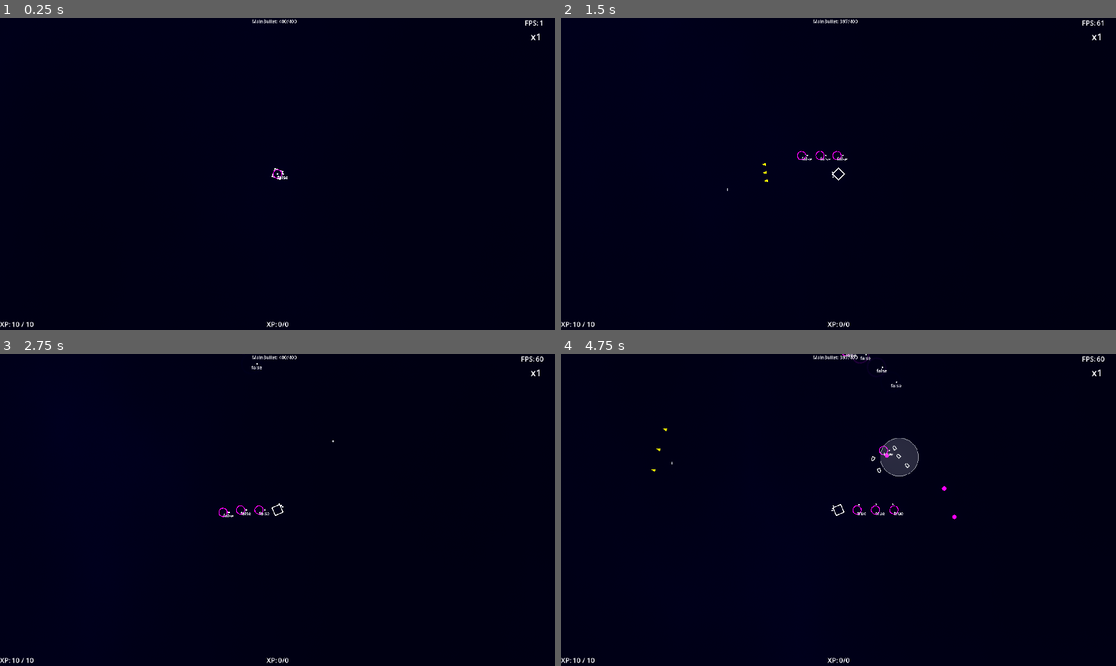
Above: before the commit, frames 1-4 (two rows, left to right).
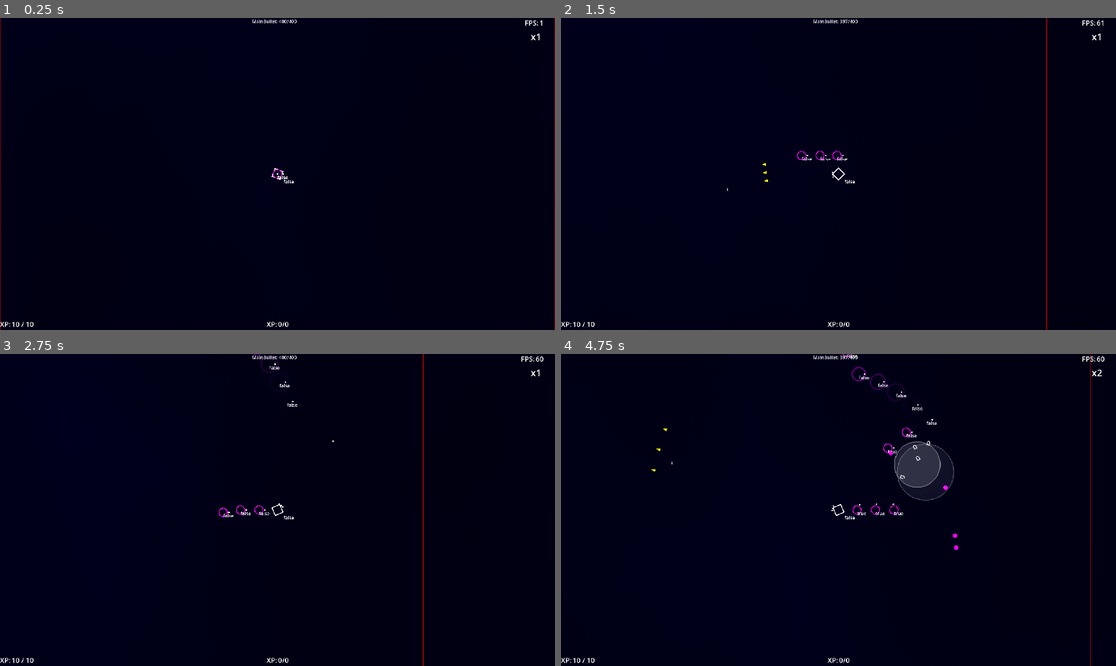
Above: after the commit, the same moments.

Repository: Toshiyuki-Murakami/sht
Game: Godot game, scene res://stage.tscn
Same seed, same stepped clock (60 frames per second), same inputs: the game is played once before the commit and once after it.
Inputs (mouse positions are in pixels of both pictures, inside the frame that each line leads up to):
- Up to frame 1 (0.25 s): no input
- Up to frame 2 (1.5 s): move the mouse to (960, 158) at 0.52 s; hold D (game_right) 0.53-1.28 s; tap Space (game_chage) at 0.6 s; move the mouse to (727, 189) at 1.27 s; hold S (game_down) from 1.28 s (still down); click (727, 189) at 1.35 s
- Up to frame 3 (2.75 s): tap Enter at 2 s; move the mouse to (333, 441) at 2.02 s; release S (game_down) at 2.03 s; hold D (game_right) from 2.03 s (still down); right-click (333, 441) at 2.1 s
- Up to frame 4 (4.75 s): move the mouse to (810, 572) at 2.77 s; release D (game_right) at 2.78 s; hold W (game_up) 2.78-3.53 s; tap E (game_shield) at 2.85 s; move the mouse to (1005, 556) at 3.52 s; hold A (game_left) from 3.53 s (still down); tap Space (game_chage) at 3.6 s; move the mouse to (672, 463) at 4.27 s; click (672, 463) at 4.35 s

The runs differ from the first frame. In frame 1, 0.3% of the frame differs, in the area x 0-100%, y 0-100%; in frame 2, 0.3%; in frame 3, 0.4%; in frame 4, 1.6%, in the area x 50-98%, y 0-100%.

Commit message:
stage effect追加

Diff:
--- a/Common/autoload/Game.gd
+++ b/Common/autoload/Game.gd
@@ -10,6 +10,7 @@
 var entity_node:Node2D
 var poolbase:pool_base
 var display_border:ReferenceRect
+var player_border:ReferenceRect
 
 ## ===
 var marker:target_marker
--- a/Entity/EnemyCircle01.tscn
+++ b/Entity/EnemyCircle01.tscn
@@ -1,9 +1,10 @@
-[gd_scene load_steps=11 format=3 uid="uid://dj8ml1otpgkm6"]
+[gd_scene load_steps=13 format=3 uid="uid://dj8ml1otpgkm6"]
 
 [ext_resource type="Script" path="res://Entity/EnemyCircle01.gd" id="1_f0ndr"]
 [ext_resource type="PackedScene" uid="uid://buq6moxe55pts" path="res://Entity/Animetion/Anime_Circle.tscn" id="2_dbaqq"]
 [ext_resource type="PackedScene" uid="uid://c645btwynw72h" path="res://Entity/Options/HitBox.tscn" id="3_k50ml"]
 [ext_resource type="PackedScene" uid="uid://cfumwk2ml3vk3" path="res://Entity/Options/MoveController.tscn" id="3_xgane"]
+[ext_resource type="PackedScene" uid="uid://bkhm6i521vcuw" path="res://Entity/Options/HitBodySender.tscn" id="4_r5eph"]
 [ext_resource type="PackedScene" uid="uid://qj6efmm5fvff" path="res://Entity/Options/ShotPoints.tscn" id="4_sgmwp"]
 [ext_resource type="PackedScene" uid="uid://cvc18aw7btj2b" path="res://Entity/Options/ChaseController.tscn" id="5_ebr7v"]
 [ext_resource type="PackedScene" uid="uid://768y85c8mrew" path="res://Entity/Options/TriggerController.tscn" id="5_mv3l0"]
@@ -12,6 +13,9 @@
 
 [sub_resource type="CircleShape2D" id="CircleShape2D_j21sg"]
 radius = 15.5242
+
+[sub_resource type="RectangleShape2D" id="RectangleShape2D_gwpe4"]
+size = Vector2(127, 128)
 
 [node name="EnemyCircle01" type="Node2D"]
 script = ExtResource("1_f0ndr")
@@ -25,6 +29,12 @@
 
 [node name="CollisionShape2D" type="CollisionShape2D" parent="Anime_Circle/HitBox"]
 shape = SubResource("CircleShape2D_j21sg")
+
+[node name="HitBodySender" parent="." instance=ExtResource("4_r5eph")]
+
+[node name="CollisionShape2D" type="CollisionShape2D" parent="HitBodySender"]
+position = Vector2(-0.5, 0)
+shape = SubResource("RectangleShape2D_gwpe4")
 
 [node name="ShotPoints" parent="." instance=ExtResource("4_sgmwp")]
 
--- /dev/null
+++ b/Entity/Options/PlayerMoveController.gd
@@ -0,0 +1,45 @@
+extends move_controler
+
+@onready var label: Label = $Label
+
+## 範囲外ダメージ間隔
+@export var out_of_area_damage_span:float = 0.2
+## 範囲ダメージ
+@export var damage:int = 1
+## ダメージエフェクト
+@export var hit_effect:String = 'effect_collision'
+
+## 範囲外フラグ
+var out_of_area:bool = false
+
+var timer:float = 0.0
+
+func _process(_delta: float) -> void:
+	super(_delta)
+	if out_of_area:
+		timer += _delta
+		if timer >= out_of_area_damage_span:
+			area_damage()
+			timer = 0.0
+	else:
+		timer = 0.0
+
+
+func move(_delta:float):
+	super(_delta)
+	## 範囲外チェック
+	out_of_area = !Game.player_border.get_rect().has_point(actor.global_position)
+	label.text = '%s' % out_of_area
+
+func area_damage():
+	if actor.receive_hit(damage):
+		effect()
+
+func effect():
+	## ここが将来的にPOOLから取得する
+	var _effect:effect_base = Game.poolbase.get_entity(hit_effect)
+	if _effect:
+		_effect.activate({
+			'start_position': actor.global_position,
+			'direction': actor.velocity,
+		})
--- /dev/null
+++ b/Entity/Options/PlayerMoveController.tscn
@@ -0,0 +1,12 @@
+[gd_scene load_steps=2 format=3 uid="uid://byfwww5pippoi"]
+
+[ext_resource type="Script" path="res://Entity/Options/PlayerMoveController.gd" id="1_6otkm"]
+
+[node name="PlayerMoveController" type="Node2D"]
+script = ExtResource("1_6otkm")
+
+[node name="Label" type="Label" parent="."]
+offset_left = 21.0
+offset_top = 15.0
+offset_right = 61.0
+offset_bottom = 38.0
--- a/Entity/Player.tscn
+++ b/Entity/Player.tscn
@@ -2,7 +2,7 @@
 
 [ext_resource type="Script" path="res://Entity/Player.gd" id="1_20725"]
 [ext_resource type="PackedScene" uid="uid://bfv1l5kxanl1x" path="res://Entity/Options/InputController.tscn" id="1_lw4id"]
-[ext_resource type="PackedScene" uid="uid://cfumwk2ml3vk3" path="res://Entity/Options/MoveController.tscn" id="2_e7kex"]
+[ext_resource type="PackedScene" uid="uid://byfwww5pippoi" path="res://Entity/Options/PlayerMoveController.tscn" id="3_6lgp0"]
 [ext_resource type="PackedScene" uid="uid://vrwai0a2luc7" path="res://Entity/Animetion/Anime_Square.tscn" id="4_jrnut"]
 [ext_resource type="PackedScene" uid="uid://c645btwynw72h" path="res://Entity/Options/HitBox.tscn" id="5_xkbsa"]
 [ext_resource type="PackedScene" uid="uid://cyyt77pvlq5p6" path="res://Entity/Options/FireController.tscn" id="6_8v0xp"]
@@ -24,7 +24,7 @@
 
 [node name="InputController" parent="." instance=ExtResource("1_lw4id")]
 
-[node name="MoveController" parent="." instance=ExtResource("2_e7kex")]
+[node name="PlayerMoveController" parent="." instance=ExtResource("3_6lgp0")]
 
 [node name="ShotPoints" parent="." instance=ExtResource("6_gj85q")]
 to_target_face = true
--- /dev/null
+++ b/Scene/options/HIT_Effect_Layer.gd
@@ -0,0 +1,21 @@
+extends CanvasLayer
+
+@onready var color_rect: ColorRect = $ColorRect
+
+var shader_material:Material
+
+# Called when the node enters the scene tree for the first time.
+func _ready() -> void:
+	shader_material = color_rect.material
+	Signals.hit_player.connect(_on_hit)
+
+func _on_hit(_hp:int, _damage:int):
+	shader_material.set_shader_parameter("strength", 0.6)
+
+	var tween = create_tween()
+	tween.tween_property(
+		shader_material,
+		"shader_parameter/strength",
+		0.0,
+		0.3
+	).set_trans(Tween.TRANS_SINE).set_ease(Tween.EASE_OUT)
--- /dev/null
+++ b/Scene/options/Hit_Effect_Layer.gdshader
@@ -0,0 +1,51 @@
+shader_type canvas_item;
+
+uniform float strength : hint_range(0.0, 1.0) = 0.0;
+uniform float thickness : hint_range(0.01, 0.3) = 0.08;
+uniform float wobble_strength : hint_range(0.0, 0.05) = 0.02;
+uniform float wobble_speed : hint_range(0.0, 10.0) = 4.0;
+uniform vec4 damage_color : source_color = vec4(1.0, 0.0, 0.0, 1.0);
+
+float hash(vec2 p) {
+    return fract(sin(dot(p, vec2(127.1, 311.7))) * 43758.5453123);
+}
+
+float noise(vec2 p) {
+    vec2 i = floor(p);
+    vec2 f = fract(p);
+    f = f * f * (3.0 - 2.0 * f);
+
+    float a = hash(i);
+    float b = hash(i + vec2(1.0, 0.0));
+    float c = hash(i + vec2(0.0, 1.0));
+    float d = hash(i + vec2(1.0, 1.0));
+
+    return mix(mix(a, b, f.x), mix(c, d, f.x), f.y);
+}
+
+void fragment() {
+    vec2 uv = SCREEN_UV;
+
+    // ノイズによる縁の歪み
+    float n = noise(uv * 10.0 + TIME * wobble_speed);
+    float distorted = n * wobble_strength * strength;
+
+    float edge_dist = min(
+        min(uv.x, 1.0 - uv.x),
+        min(uv.y, 1.0 - uv.y)
+    );
+
+    float mask = smoothstep(
+        thickness + distorted,
+        0.0,
+        edge_dist
+    );
+
+    // 心拍っぽい強弱
+    float pulse = 0.85 + 0.15 * sin(TIME * 12.0);
+
+    COLOR = vec4(
+        damage_color.rgb,
+        mask * strength * pulse
+    );
+}
--- /dev/null
+++ b/Scene/options/Hit_Effect_Layer.tscn
@@ -0,0 +1,23 @@
+[gd_scene load_steps=4 format=3 uid="uid://5k3hvbsffk4m"]
+
+[ext_resource type="Script" path="res://Scene/options/HIT_Effect_Layer.gd" id="1_huupf"]
+[ext_resource type="Shader" path="res://Scene/options/Hit_Effect_Layer.gdshader" id="1_wjsbq"]
+
+[sub_resource type="ShaderMaterial" id="ShaderMaterial_hj24g"]
+shader = ExtResource("1_wjsbq")
+shader_parameter/strength = 0.0
+shader_parameter/thickness = 0.08
+shader_parameter/wobble_strength = 0.02
+shader_parameter/wobble_speed = 4.0
+shader_parameter/damage_color = Color(1, 0, 0, 1)
+
+[node name="HitEffectLayer" type="CanvasLayer"]
+script = ExtResource("1_huupf")
+
+[node name="ColorRect" type="ColorRect" parent="."]
+material = SubResource("ShaderMaterial_hj24g")
+anchors_preset = 15
+anchor_right = 1.0
+anchor_bottom = 1.0
+grow_horizontal = 2
+grow_vertical = 2
--- a/Scene/options/Main_Camera.gd
+++ b/Scene/options/Main_Camera.gd
@@ -9,7 +9,7 @@
 
 func _ready():
 	noise.noise_type = FastNoiseLite.TYPE_SIMPLEX
-	noise.frequency = 20.0
+	noise.frequency = 40.0
 
 	Signals.hit_player.connect(_on_hit_player)
 
--- a/Stage.gd
+++ b/Stage.gd
@@ -5,11 +5,13 @@
 @onready var marker: target_marker = $TargetMarker
 @onready var player: Node2D = $entity/Player
 @onready var display_border: ReferenceRect = $display_border
+@onready var player_border: ReferenceRect = $player_border
 
 func _ready() -> void:
 	super()
 	Game.entity_node = entity
 	Game.marker = marker
 	Game.display_border = display_border
+	Game.player_border = player_border
 	## HP更新
 	Signals.change_hp.emit(player.hp, player.max_hp)
--- a/stage.tscn
+++ b/stage.tscn
@@ -12,6 +12,7 @@
 [ext_resource type="PackedScene" uid="uid://daf6xg3wcidab" path="res://Scene/HUD.tscn" id="8_5mm12"]
 [ext_resource type="PackedScene" uid="uid://dabxladutxocj" path="res://Scene/options/spawns/normal.tscn" id="8_l4nrg"]
 [ext_resource type="PackedScene" uid="uid://c7pwf4nhk5j83" path="res://Scene/options/spawns/spit.tscn" id="10_xbe6d"]
+[ext_resource type="PackedScene" uid="uid://5k3hvbsffk4m" path="res://Scene/options/Hit_Effect_Layer.tscn" id="13_rwu86"]
 
 [sub_resource type="ShaderMaterial" id="ShaderMaterial_h1uby"]
 shader = ExtResource("2_6onc7")
@@ -36,7 +37,6 @@
 glow_blend_mode = 0
 
 [node name="Stage" type="Node2D"]
-position = Vector2(123, 130)
 script = ExtResource("1_6v6m1")
 
 [node name="ColorRect" type="ColorRect" parent="."]
@@ -53,6 +53,12 @@
 offset_right = 2880.0
 offset_bottom = 2880.0
 border_width = 5.0
+editor_only = false
+
+[node name="player_border" type="ReferenceRect" parent="."]
+offset_right = 1920.0
+offset_bottom = 1920.0
+border_width = 2.0
 editor_only = false
 
 [node name="WorldEnvironment" type="WorldEnvironment" parent="."]
@@ -91,3 +97,5 @@
 [node name="spit" parent="SpawnController" instance=ExtResource("10_xbe6d")]
 
 [node name="HUD" parent="." instance=ExtResource("8_5mm12")]
+
+[node name="HitEffectLayer" parent="." instance=ExtResource("13_rwu86")]
Not shown: 1 places in stage.tscn that only renumber resources
